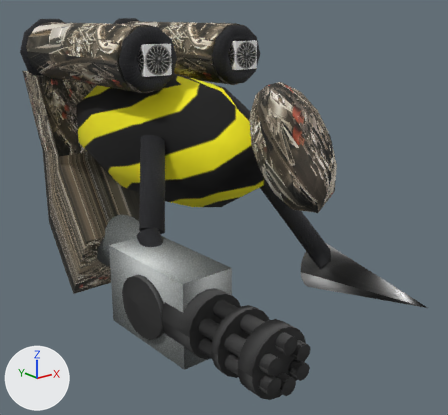
Before and after pictures for a commit that changed the FBX model GameTemplate/Game/Assets/modelData/Bee.FBX.
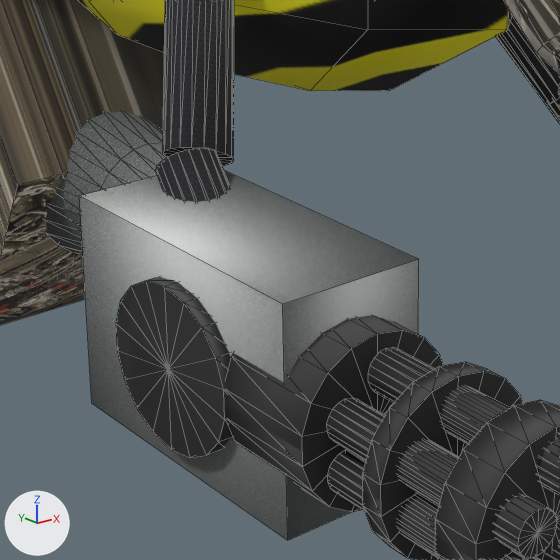
Old and new are each drawn whole from a 50 mm lens placed at (-1.428, -2.023, 0.491), pointed at (0.068, -0.153, -0.257) and again close up on the part from 18% to 63% of the width and 42% to 91% of the height. Arrows for +X, +Y and +Z are at lower left; the lights stay in place. The close-ups show mesh edges as thin lines. Where no turn or scale is listed for an object, it has been applied to the vertices.

Script lines for the objects in view, before the commit:
```python
me_mesh_008 = bpy.data.meshes.new('Mesh.008')
me_mesh_008.from_pydata(...)  # 38 vertices, 72 faces; spans x -0.044..0.059, y -0.027..0.247, z -0.027..0.261
me_mesh_008.materials.append(mat_07___default)  # picture img_89313a32274675eb003c58a4b601a87b_jpg
me_mesh_019 = bpy.data.meshes.new('Mesh.019')
me_mesh_019.from_pydata(...)  # an 18-sided cylinder along z spanning x -4.0..4.0, y -3.94..3.94, z 0.0..1.0
me_mesh_019.materials.append(mat_09___default)  # picture img_scratched_934483_960_720_jpg
me_mesh_027 = bpy.data.meshes.new('Mesh.027')
me_mesh_027.from_pydata(...)  # 38 vertices, 72 faces; spans x -0.025..0.032, y -0.282..0.001, z -0.025..0.025
me_mesh_027.materials.append(mat_09___default)  # picture img_scratched_934483_960_720_jpg
ob_cylinder006 = bpy.data.objects.new('Cylinder006', me_mesh_008)
ob_cylinder006.location = (-0.403, -0.53, -0.453)
ob_cylinder013 = bpy.data.objects.new('Cylinder013', me_mesh_027)
ob_cylinder013.location = (-0.418, -0.743, -0.323)
ob_cylinder016 = bpy.data.objects.new('Cylinder016', me_mesh_019)
ob_cylinder016.location = (-0.505, -0.487, -0.387)
ob_cylinder016.rotation_euler = (0.0262, -1.571, 0.0)  # degrees (1.5, -90, 0)
ob_cylinder016.scale = (0.0254, 0.0282, 0.0254)
# also in view: 'Box006' at (-0.42, -0.477, -0.382); 'Cylinder012' at (-0.469, -0.885, -0.421); 'Cylinder003' at (0.235, -0.191, -0.125); 'Sphere002' at (-0.018, -0.612, 0.077); 'Cylinder015' at (-0.418, -0.843, -0.387)
```
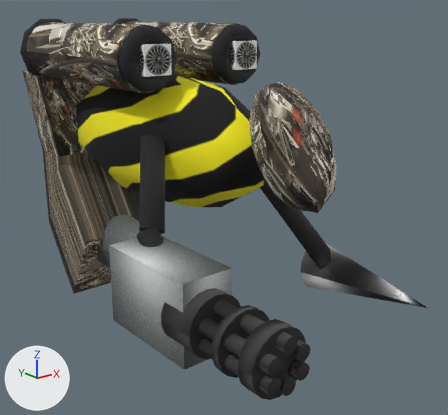
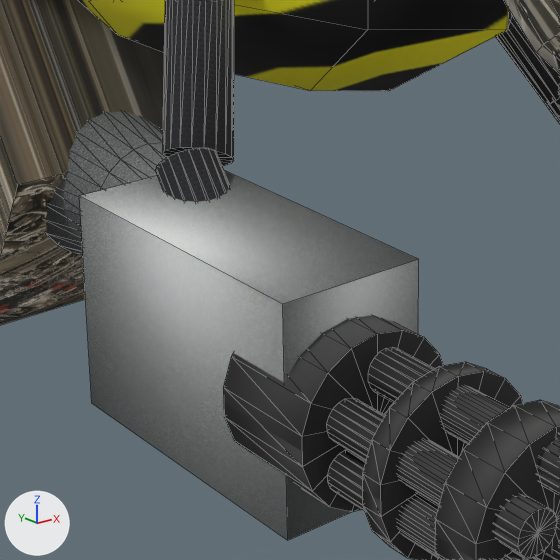
The newer file is also rescaled (x1.31), turned or shifted as a whole; pictures and numbers use the older file's frame.

Pixel boxes (x1, y1, x2, y2) of what changed, in the close-ups (560 x 560 px):
'Cylinder016', moved, rescaled (not visible afterwards)
    before: (116, 277, 232, 458)

The change, as a diff of the scene's bpy script:
```diff
--- a/GameTemplate/Game/Assets/modelData/Bee.FBX.py
+++ b/GameTemplate/Game/Assets/modelData/Bee.FBX.py
@@ ob_cylinder016 @@
 ob_cylinder016 = bpy.data.objects.new('Cylinder016', me_mesh_019)
-ob_cylinder016.location = (-0.505, -0.487, -0.387)
+ob_cylinder016.location = (-0.468, -0.459, -0.442)
 ob_cylinder016.rotation_euler = (0.0262, -1.571, 0.0)  # degrees (1.5, -90, 0)
-ob_cylinder016.scale = (0.0254, 0.0282, 0.0254)
+ob_cylinder016.scale = (0.0228, 0.0252, 0.0228)
```
